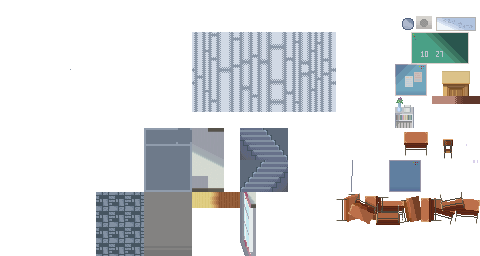
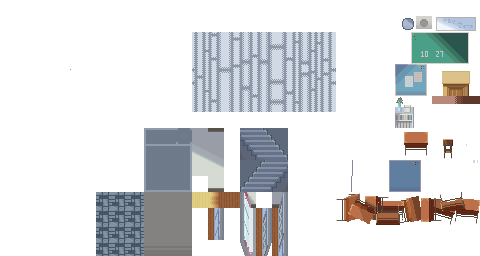
Layers edited between the first and the second 480 × 256 image:
pixels changed over [192, 176, 288, 256] (layer not identified)